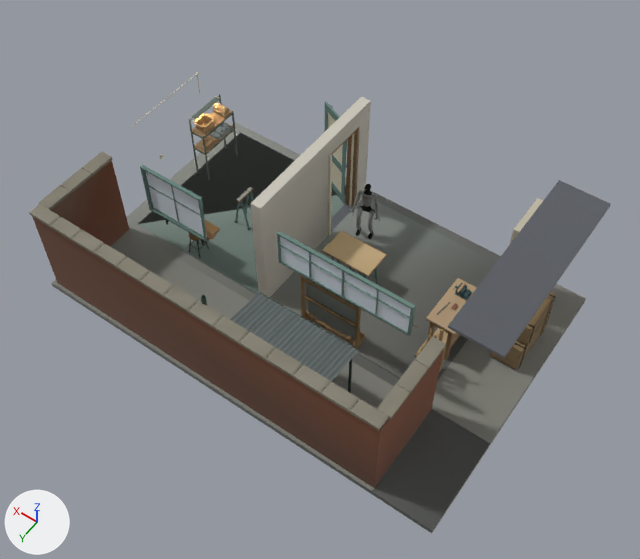
The glTF model scenes3d/05_g1_carries_panel_through_doorway/mini.glb, before and after one commit.
Camera for both pictures: a 50 mm camera at (-6.5, 8.91, 12.97) aimed at (-0.99, 1.2, 0.85). The lights are fixed; the arrows at lower left show +X, +Y and +Z. The older version comes first. Where no turn or scale is listed for an object, it has been applied to the vertices. Vertices at exactly the same position are counted once.

In view in the first picture: 'part/building_floors/court_paving', 'part/building_floors/threshold', 'part/court_fixtures/coping', 'part/office_window/glass', 'part/panel/top_skin' and 7 more.
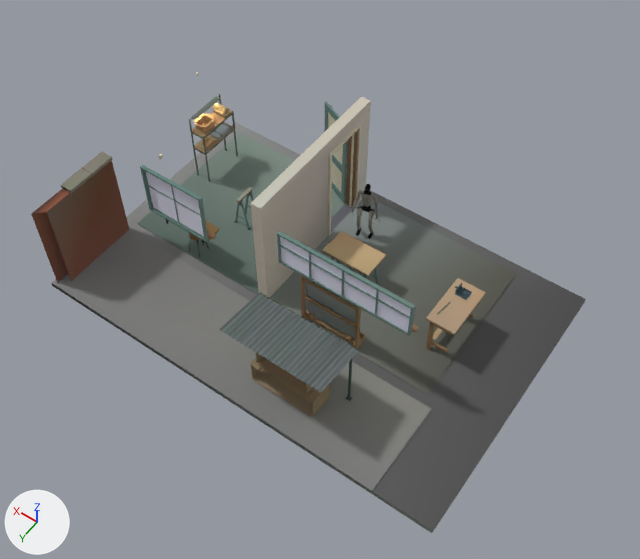
Where the newer file only moved an object's origin or applied its transform, the numbers keep the older frame.

Location of each change, (x1, y1, x2, y2) in pixels of the pictures (640 x 559 px; the box of a moved part takes in the faces that stretch with it):
'part/court_fixtures/coping', reshaped: before (29, 73, 476, 488); after (31, 72, 486, 418)
'part/building_floors/threshold', reshaped: before (165, 96, 611, 368); after (166, 103, 469, 319)
part 1 of me_mesh_004, deleted: before (415, 198, 586, 444)
part 2 of me_mesh_004, built on: before (145, 111, 447, 381); after (137, 112, 447, 392)
part 3 of me_mesh_004, edited (looks the same): (55, 96, 394, 491) in both
part 4 of me_mesh_006, deleted: before (191, 114, 611, 368)
part 5 of me_mesh_006, cut back: before (165, 96, 469, 324); after (189, 103, 469, 294)
part 6 of me_mesh_092, deleted: before (29, 74, 466, 431)
part 7 of me_mesh_092, cut back: before (32, 216, 476, 488); after (329, 287, 471, 386)
part 8 of me_mesh_092, reshaped: before (194, 111, 233, 147)
part 9 of me_mesh_024, moved or reshaped: (146, 172, 173, 199) in both
part 10 of me_mesh_024, recoloured: (146, 172, 409, 332) in both

What changed in the scene script:
```text
Change me_mesh_004:
    used by ob_part_building_floors_court_paving; location = (-0.7, 0.9, 1.16)
    remove me_mesh_004.from_pydata(...)  # 2232 vertices, 4014 faces; spans x -4.1..4.1, y -2.7..2.7, z -1.28..1.28
    add me_mesh_004.from_pydata(...)  # 1552 vertices, 2625 faces; spans x -4.1..4.1, y -2.7..2.7, z -1.28..1.28
    me_mesh_004 part 1: 60 loose pieces with 801 vertices, spanning x -4.1..-2.39, y -2.7..0.9, z -1.19..0.94, are deleted
    me_mesh_004 part 2: 6 vertices moved within x -2.36..0.83, y -1.21..-0.21, z -1.14..0.09; 102 vertices removed from x -2.36..3.78, y -2.49..1.44, z -1.14..1.06; 223 vertices added at x -2.41..4.1, y -2.7..2.45, z -1.17..1.28
    me_mesh_004 part 3: 232 kept faces spanning x -4.1..4.1, y -2.7..2.7, z -1.28..1.28 get new vertex colours
Change me_mesh_006:
    used by ob_part_building_floors_threshold; location = (-0.79, 0.42, 1.2)
    remove me_mesh_006.from_pydata(...)  # 4029 vertices, 7307 faces; spans x -3.83..3.83, y -2.22..2.22, z -1.22..1.22
    add me_mesh_006.from_pydata(...)  # 308 vertices, 343 faces; spans x -3.83..3.83, y -2.22..2.22, z -1.22..1.22
    me_mesh_006 part 4: 114 loose pieces with 2302 vertices, spanning x -3.83..3.5, y -2.22..2.22, z -1.2..1.22, are deleted
    me_mesh_006 part 5: 6 vertices moved within x -2.49..3.5, y -1.62..0.87, z -1.18..0.62; 1434 vertices removed from x -2.49..3.83, y -2.02..1.25, z -1.2..0.71; 14 vertices added at x -2.23..3.83, y -2.22..1.18, z -1.19..1.22
    other edits to the shape of me_mesh_006 do not show in these pictures
Change me_mesh_092:
    used by ob_part_court_fixtures_coping; location = (-0.2, 1.28, 1.13)
    remove me_mesh_092.from_pydata(...)  # 4518 vertices, 8325 faces; spans x -3.53..3.53, y -2.29..2.29, z -1.13..1.13
    add me_mesh_092.from_pydata(...)  # 1174 vertices, 1769 faces; spans x -3.53..3.53, y -2.29..2.29, z -1.13..1.13
    me_mesh_092 part 6: 91 loose pieces with 1367 vertices, spanning x -3.53..3.53, y -2.29..2.29, z -1.13..1.13, are deleted
    me_mesh_092 part 7: 555 vertices removed from x -3.5..-0.39, y -1.46..2.26, z -1.13..0.76; 10 vertices added at x -3.53..-2.01, y -1.31..2.29, z -1.13..-0.16
    me_mesh_092 part 8: 7 vertices moved within x 2.91..3.19, y -2.24..-2.09, z -0.35..0.19; 313 vertices removed from x 2.91..3.19, y -2.24..-1.43, z -0.35..0.25; 8 vertices added at x 2.91..3.53, y -2.29..-1.53, z -0.35..1.13
    other edits to the shape of me_mesh_092 do not show in these pictures
Change me_mesh_024:
    used by ob_part_office_window_glass; location = (-0.59, 0.16, 1.6)
    verts and faces of me_mesh_024; kept vertices keep their numbers, new ones are numbered from 64
    before: 12 (3.0, 1.53, 0.35), 13 (2.4, 1.53, -0.04) at pixel (173, 199), 14 (3.0, 1.53, -0.04) at pixel (148, 185)
    remove me_mesh_024.from_pydata(...)  # 64 vertices, 32 faces; spans x -3.0..3.0, y -1.55..1.55, z -0.62..0.62
    add me_mesh_024.from_pydata(...)  # 50 vertices, 24 faces; spans x -3.0..3.0, y -1.55..1.55, z -0.62..0.62
    me_mesh_024 part 9
    add delete_faces([(12, 13, 14)])
    add faces += [(12, 14, 13)]
    me_mesh_024 part 10: 24 kept faces spanning x -2.45..3.0, y 1.53..1.55, z -0.62..0.62 get new vertex colours; the middle colour goes from white #ecf2f7 to white #eeeef7
    other edits to the shape of me_mesh_024 do not show in these pictures
```
